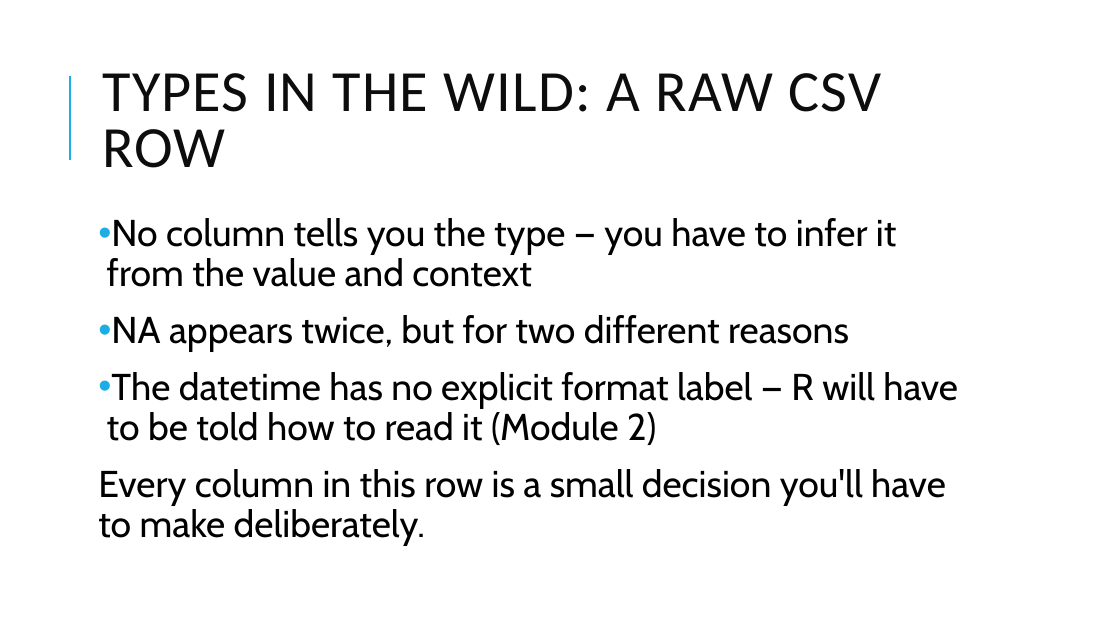
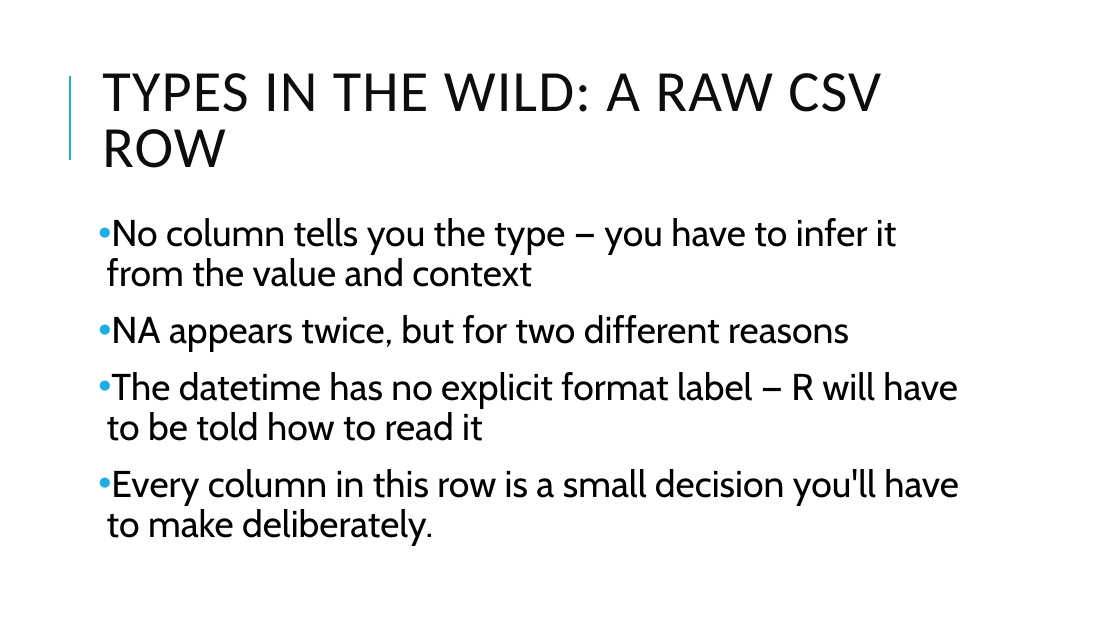
Before and after one commit to pcmathias/MSACL-data-literacy, a slide deck: slide 24 of updates_2026/presentations/module_1_slides.pptx (slide 12 before the commit). Drawn at 1120x630 pixels with LibreOffice and Linux fonts; fonts in the diff are those of the drawing. Boxes give left, top, right and bottom in pixels: in the first picture for what was removed or moved away, otherwise in the second. Text is boxed around its words. In the diff, an @@ line names an element or a change of style, - is before the commit and + after.

Commit message:
updated module 1 materials

```diff
--- a/updates_2026/presentations/module_1_slides.pptx
+++ b/updates_2026/presentations/module_1_slides.pptx
@@ text at (107,372,958,441): text changed @@
-• The datetime has no explicit format label — R will have to be told how to read it (Module 2)
+• The datetime has no explicit format label — R will have to be told how to read it
@@ text at (107,469,959,546): bullet none to • @@
```
Also in this commit, not shown: 16 other slides changed, 21 slides added, 3 slides removed, 4 other files.
